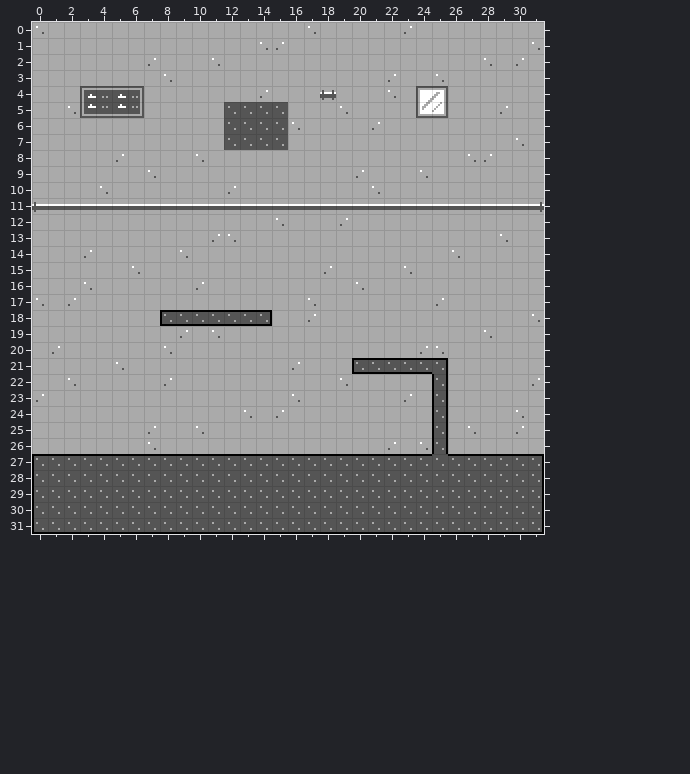
Level history. Tiled map: gfx/dining_room_fixture.tmx. This is how it looked before the edit.
Cells are 8x8 px. Shown: x 0..31, y 0..31.
The same view after the edit:
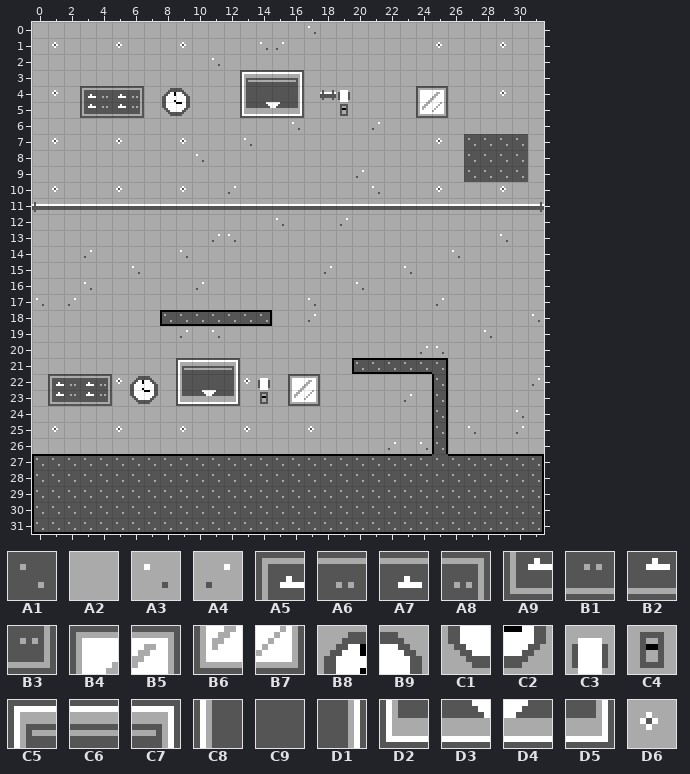
Key: from "dining_room": A1 16 "solid_15", A2 17 "rear_plain", A3 18 "rear_texture_a", A4 19 "rear_texture_b", A5 32 "menu_board_0", A6 33 "menu_board_1", A7 34 "menu_board_2", A8 35 "menu_board_3", A9 36 "menu_board_4", B1 37 "menu_board_5", B2 38 "menu_board_6", B3 39 "menu_board_7", B4 40 "wall_mirror_0", B5 41 "wall_mirror_1", B6 42 "wall_mirror_2", B7 43 "wall_mirror_3", B8 44 "wall_clock_0", B9 45 "wall_clock_1", C1 46 "wall_clock_2", C2 47 "wall_clock_3", C3 48 "wall_sconce_0", C4 49 "wall_sconce_1", C5 64 "serving_hatch_0", C6 65 "serving_hatch_1", C7 67 "serving_hatch_3", C8 68 "serving_hatch_4", C9 69 "serving_hatch_5", D1 71 "serving_hatch_7", D2 72 "serving_hatch_8", D3 73 "serving_hatch_9", D4 74 "serving_hatch_10", D5 75 "serving_hatch_11", D6 80 "dining_wallpaper_motif".
__ is an empty cell.
Changes in this commit:
Layer "Terrain":
y 0: x 0 A3 -> A2; x 23 A4 -> A2
y 1: x 1 A2 -> D6; x 5 A2 -> D6; x 9 A2 -> D6; x 25 A2 -> D6; x 29 A2 -> D6; x 31 A3 -> A2
y 2: x 7 A4 -> A2; x 28 A3 -> A2; x 30 A4 -> A2
y 3: x 8 A3 -> A2; x 13..16 A2 A2 A2 A2 -> C5 C6 C6 C7; x 22 A4 -> A2; x 25 A3 -> A2
y 4: x 1 A2 -> D6; x 8..9 A2 A2 -> B8 B9; x 13..16 A2 A4 A2 A2 -> C8 C9 C9 D1; x 19 A2 -> C3; x 22 A3 -> A2; x 29 A2 -> D6
y 5: x 2 A3 -> A2; x 8..9 A2 A2 -> C1 C2; x 12..16 A1 A1 A1 A1 A2 -> A2 D2 D3 D4 D5; x 19 A3 -> C4; x 29 A4 -> A2
y 6: x 12..15 A1 A1 A1 A1 -> A2 A2 A2 A2
y 7: x 1 A2 -> D6; x 5 A2 -> D6; x 9 A2 -> D6; x 12..15 A1 A1 A1 A1 -> A2 A3 A2 A2; x 25 A2 -> D6; x 27..30 A2 A2 A2 A3 -> A1 A1 A1 A1
y 8: x 5 A4 -> A2; x 27..30 A3 A4 A2 A2 -> A1 A1 A1 A1
y 9: x 7 A3 -> A2; x 24 A3 -> A2; x 27..30 A2 A2 A2 A2 -> A1 A1 A1 A1
y 10: x 1 A2 -> D6; x 4..5 A3 A2 -> A2 D6; x 9 A2 -> D6; x 25 A2 -> D6; x 29 A2 -> D6
y 20: x 1 A4 -> A2; x 8 A3 -> A2
y 21: x 5 A3 -> A2; x 9..12 A2 A2 A2 A2 -> C5 C6 C6 C7; x 16 A4 -> A2
y 22: x 1..14 A2 A3 A2 A2 A2 A2 A2 A4 A2 A2 A2 A2 A2 A2 -> A5 A6 A7 A8 D6 B8 B9 A2 C8 C9 C9 D1 D6 C3; x 16..17 A2 A2 -> B4 B5; x 19 A3 -> A2
y 23: x 0..4 A4 A2 A2 A2 A2 -> A2 A9 B1 B2 B3; x 6..7 A2 A2 -> C1 C2; x 9..12 A2 A2 A2 A2 -> D2 D3 D4 D5; x 14 A2 -> C4; x 16..17 A3 A2 -> B6 B7
y 24: x 13 A3 -> A2; x 15 A4 -> A2
y 25: x 1 A2 -> D6; x 5 A2 -> D6; x 7 A4 -> A2; x 9..10 A2 A3 -> D6 A2; x 13 A2 -> D6; x 17 A2 -> D6
y 26: x 7 A3 -> A2
